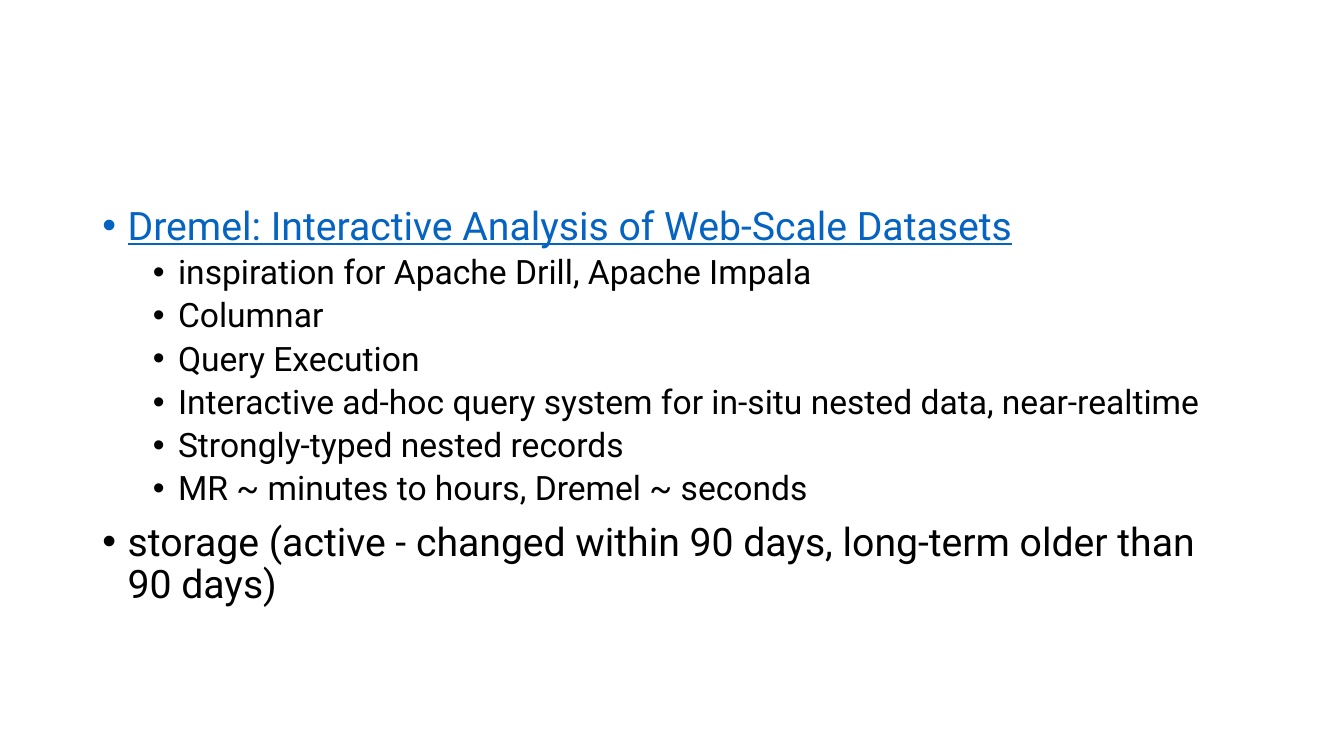
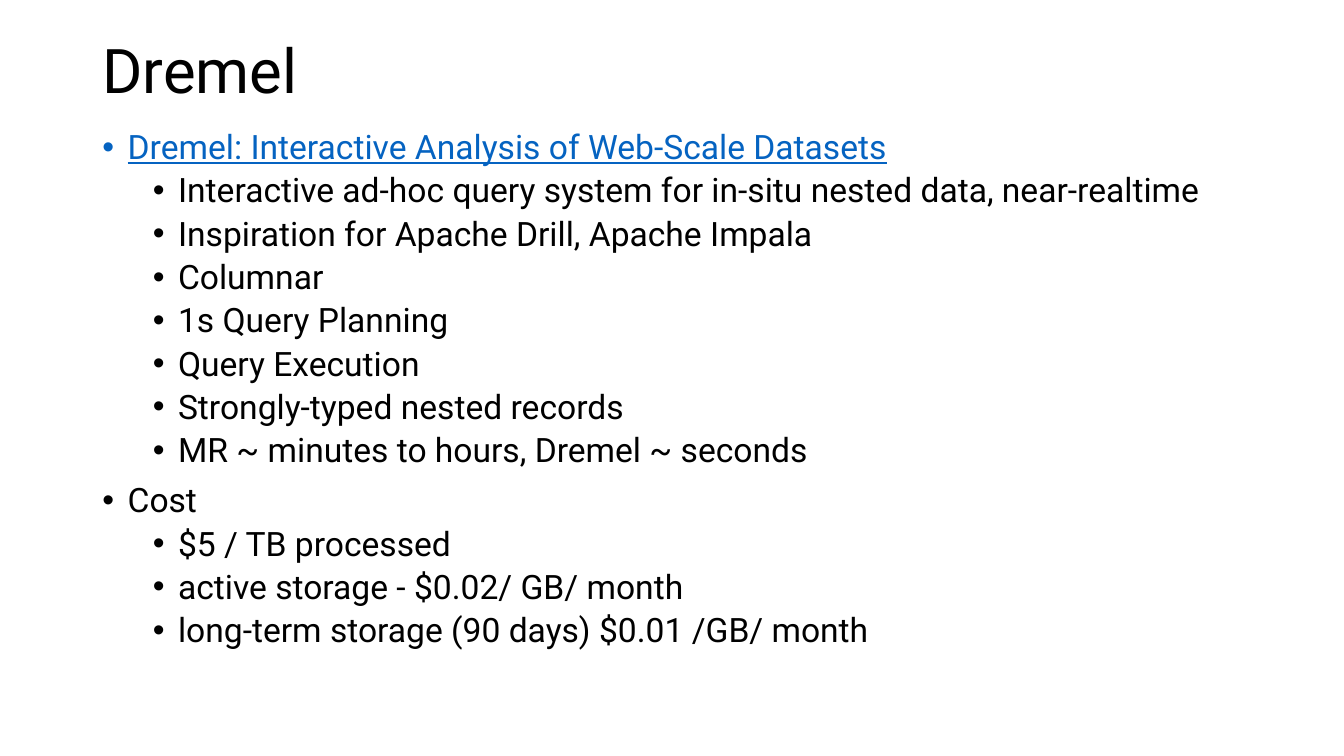
Before and after one commit to codinguncut/devfest-bigquery, a slide deck: slide 6 of 2019-11-28 - GDG Cork DevFest - Google BigQuery.pptx. Drawn at 1344x756 pixels with LibreOffice and Linux fonts; fonts in the diff are those of the drawing; background and template pictures are left out. Boxes give left, top, right and bottom in pixels: in the first picture for what was removed or moved away, otherwise in the second. Text is boxed around its words. In the diff, an @@ line names an element or a change of style, - is before the commit and + after.

Commit message:
latest talk version

```diff
--- a/2019-11-28 - GDG Cork DevFest - Google BigQuery.pptx
+++ b/2019-11-28 - GDG Cork DevFest - Google BigQuery.pptx
@@ title added at [102, 46, 297, 94], 44 pt, text #000000 @@
+Dremel
@@ text "Dremel: Interactive Analysis of Web-Scale ...": place and size @@
-text "Dremel: Interactive Analysis of Web-Scale ..." at [128, 210, 1199, 607]
+text "Dremel: Interactive Analysis of Web-Scale ..." at [128, 133, 1199, 650]
@@ text at [128, 133, 886, 166]: size 28 to 24 pt in "Dremel: Interactive Analysis of Web-Scale Datasets" @@
@@ text at [178, 176, 1199, 253]: text changed @@
-  • inspiration for Apache Drill, Apache Impala
+  • Interactive ad-hoc query system for in-situ nested data, near-realtime
+  • Inspiration for Apache Drill, Apache Impala
@@ text at [178, 306, 448, 339]: paragraph added @@
+  • 1s Query Planning
@@ text at [178, 388, 1199, 421]: paragraph removed @@
-  • Interactive ad-hoc query system for in-situ nested data, near-realtime
@@ text at [128, 487, 869, 650]: text changed; size 28 to 24 pt @@
-• storage (active - changed within 90 days, long-term older than 90 days)
+• Cost
+  • $5 / TB processed
+  • active storage - $0.02/ GB/ month
+  • long-term storage (90 days) $0.01 /GB/ month
```
Also in this commit, not shown: 6 other slides changed, 1 slide added, 1 slide removed, 2 other files.
